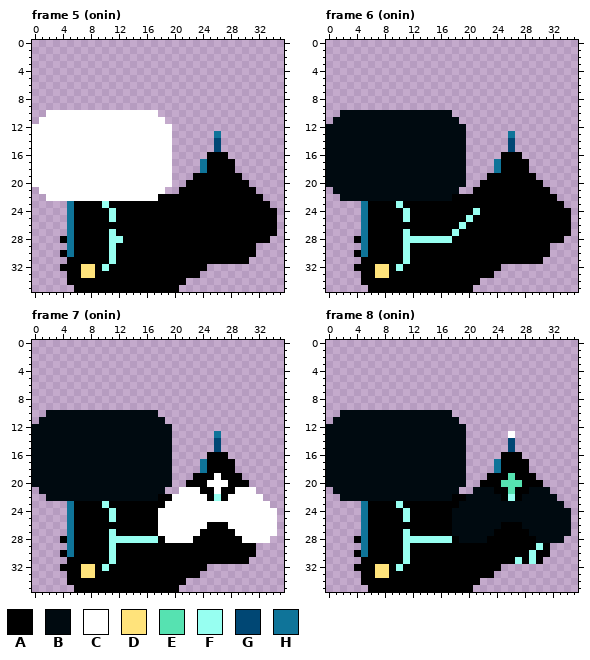
Pixel-art file -- Assets/Resources/new aseprite/objects/interactives/computers/blue_pc.aseprite. The picture above was drawn from the file before the commit.
36x36 pixels, 48 frames. Colours within 5 levels of each other are drawn and written as one. Shown: frame 5 (onin), frame 6 (onin), frame 7 (onin), frame 8 (onin). The commit also changed other frames, which this record leaves out.
Visible layers, top first: "em/script", "em/screen", "em/screen bg Copy" opacity 91%, "em/kb", "em/Layer 5", "em/Flattened", "em/em", "comp/script", "comp/screen bg" opacity 91%, "comp/screen", "comp/kb", "comp/antenna", "comp/computer".
Palette (. is transparent): A #000000  B #000a10  C #ffffff  D #ffe37b  E #56e2b1  F #97fff1  G #004774  H #0f7499
Pixels before, frame 5 (onin), first column x 0:
10 ..CCCCCCCCCCCCCCCC.................
11 .CCCCCCCCCCCCCCCCCC................
12 CCCCCCCCCCCCCCCCCCCC...............
13 CCCCCCCCCCCCCCCCCCCC......H........
14 CCCCCCCCCCCCCCCCCCCC......G........
15 CCCCCCCCCCCCCCCCCCCC......G........
16 CCCCCCCCCCCCCCCCCCCC.....AAA.......
17 CCCCCCCCCCCCCCCCCCCC....HAAAA......
18 CCCCCCCCCCCCCCCCCCCC....HAAAA......
19 CCCCCCCCCCCCCCCCCCCC...AAAAAAA.....
20 CCCCCCCCCCCCCCCCCCCC..AAAAAAAAA....
21 .CCCCCCCCCCCCCCCCCC..AAAAAAAAAAA...
22 ..CCCCCCCCCCCCCCCCAAAAAAAAAAAAAAA..
23 .....HAAAAFAAAAAAAAAAAAAAAAAAAAAAA.
24 .....HAAAAAFAAAAAAAAAAAAAAAAAAAAAAA
25 .....HAAAAAFAAAAAAAAAAAAAAAAAAAAAAA
26 .....HAAAAAAAAAAAAAAAAAAAAAAAAAAAAA
27 .....HAAAAAFAAAAAAAAAAAAAAAAAAAAAAA
28 ....AHAAAAAFFAAAAAAAAAAAAAAAAAAAAA.
29 .....HAAAAAFAAAAAAAAAAAAAAAAAAAA...
30 ....AHAAAAAFAAAAAAAAAAAAAAAAAAAA...
31 .....AAAAAAFAAAAAAAAAAAAAAAAAAA....
32 ....AAADDAFAAAAAAAAAAAAAA..........
33 .....AADDAAAAAAAAAAAAAAA...........
34 .....AAAAAAAAAAAAAAAAA.............
35 ......AAAAAAAAAAAAAAA..............
Pixels before, frame 6 (onin), first column x 0:
10 ..BBBBBBBBBBBBBBBB.................
11 .BBBBBBBBBBBBBBBBBB................
12 BBBBBBBBBBBBBBBBBBBB...............
13 BBBBBBBBBBBBBBBBBBBB......H........
14 BBBBBBBBBBBBBBBBBBBB......G........
15 BBBBBBBBBBBBBBBBBBBB......G........
16 BBBBBBBBBBBBBBBBBBBB.....AAA.......
17 BBBBBBBBBBBBBBBBBBBB....HAAAA......
18 BBBBBBBBBBBBBBBBBBBB....HAAAA......
19 BBBBBBBBBBBBBBBBBBBB...AAAAAAA.....
20 BBBBBBBBBBBBBBBBBBBB..AAAAAAAAA....
21 .BBBBBBBBBBBBBBBBBB..AAAAAAAAAAA...
22 ..BBBBBBBBBBBBBBBBAAAAAAAAAAAAAAA..
23 .....HAAAAFAAAAAAAAAAAAAAAAAAAAAAA.
24 .....HAAAAAFAAAAAAAAAFAAAAAAAAAAAAA
25 .....HAAAAAFAAAAAAAAFAAAAAAAAAAAAAA
26 .....HAAAAAAAAAAAAAFAAAAAAAAAAAAAAA
27 .....HAAAAAFAAAAAAFAAAAAAAAAAAAAAAA
28 ....AHAAAAAFFFFFFFAAAAAAAAAAAAAAAA.
29 .....HAAAAAFAAAAAAAAAAAAAAAAAAAA...
30 ....AHAAAAAFAAAAAAAAAAAAAAAAAAAA...
31 .....AAAAAAFAAAAAAAAAAAAAAAAAAA....
32 ....AAADDAFAAAAAAAAAAAAAA..........
33 .....AADDAAAAAAAAAAAAAAA...........
34 .....AAAAAAAAAAAAAAAAA.............
35 ......AAAAAAAAAAAAAAA..............
Pixels before, frame 7 (onin), first column x 0:
10 ..BBBBBBBBBBBBBBBB.................
11 .BBBBBBBBBBBBBBBBBB................
12 BBBBBBBBBBBBBBBBBBBB...............
13 BBBBBBBBBBBBBBBBBBBB......H........
14 BBBBBBBBBBBBBBBBBBBB......G........
15 BBBBBBBBBBBBBBBBBBBB......G........
16 BBBBBBBBBBBBBBBBBBBB.....AAA.......
17 BBBBBBBBBBBBBBBBBBBB....HAAAA......
18 BBBBBBBBBBBBBBBBBBBB....HAAAA......
19 BBBBBBBBBBBBBBBBBBBB...AAACAAA.....
20 BBBBBBBBBBBBBBBBBBBB..AAACCCAAA....
21 .BBBBBBBBBBBBBBBBBB..CCCAACAACCC...
22 ..BBBBBBBBBBBBBBBBAACCCCCAFACCCCC..
23 .....HAAAAFAAAAAAAACCCCCCCCCCCCCCC.
24 .....HAAAAAFAAAAAACCCCCCCCCCCCCCCCC
25 .....HAAAAAFAAAAAACCCCCCCCCCCCCCCCC
26 .....HAAAAAAAAAAAACCCCCCCAAACCCCCCC
27 .....HAAAAAFAAAAAACCCCCCAAAAACCCCCC
28 ....AHAAAAAFFFFFFFACCCCAAAAAAACCCC.
29 .....HAAAAAFAAAAAAAAAAAAAAAAAAAA...
30 ....AHAAAAAFAAAAAAAAAAAAAAAAAAAA...
31 .....AAAAAAFAAAAAAAAAAAAAAAAAAA....
32 ....AAADDAFAAAAAAAAAAAAAA..........
33 .....AADDAAAAAAAAAAAAAAA...........
34 .....AAAAAAAAAAAAAAAAA.............
35 ......AAAAAAAAAAAAAAA..............
Pixels before, frame 8 (onin), first column x 0:
10 ..BBBBBBBBBBBBBBBB.................
11 .BBBBBBBBBBBBBBBBBB................
12 BBBBBBBBBBBBBBBBBBBB...............
13 BBBBBBBBBBBBBBBBBBBB......C........
14 BBBBBBBBBBBBBBBBBBBB......G........
15 BBBBBBBBBBBBBBBBBBBB......G........
16 BBBBBBBBBBBBBBBBBBBB.....AAA.......
17 BBBBBBBBBBBBBBBBBBBB....HAAAA......
18 BBBBBBBBBBBBBBBBBBBB....HAAAA......
19 BBBBBBBBBBBBBBBBBBBB...AAAEAAA.....
20 BBBBBBBBBBBBBBBBBBBB..AAAEEEAAA....
21 .BBBBBBBBBBBBBBBBBB..BBBAAEAABBB...
22 ..BBBBBBBBBBBBBBBBAABBBBBAFABBBBB..
23 .....HAAAAFAAAAAAAABBBBBBBBBBBBBBB.
24 .....HAAAAAFAAAAAABBBBBBBBBBBBBBBBB
25 .....HAAAAAFAAAAAABBBBBBBBBBBBBBBBB
26 .....HAAAAAAAAAAAABBBBBBBAAABBBBBBB
27 .....HAAAAAFAAAAAABBBBBBAAAAABBBBBB
28 ....AHAAAAAFFFFFFFABBBBAAAAAAABBBB.
29 .....HAAAAAFAAAAAAAAAAAAAAAAAAFA...
30 ....AHAAAAAFAAAAAAAAAAAAAAAAAFAA...
31 .....AAAAAAFAAAAAAAAAAAAAAAFAFA....
32 ....AAADDAFAAAAAAAAAAAAAA..........
33 .....AADDAAAAAAAAAAAAAAA...........
34 .....AAAAAAAAAAAAAAAAA.............
35 ......AAAAAAAAAAAAAAA..............
The same view after the edit:
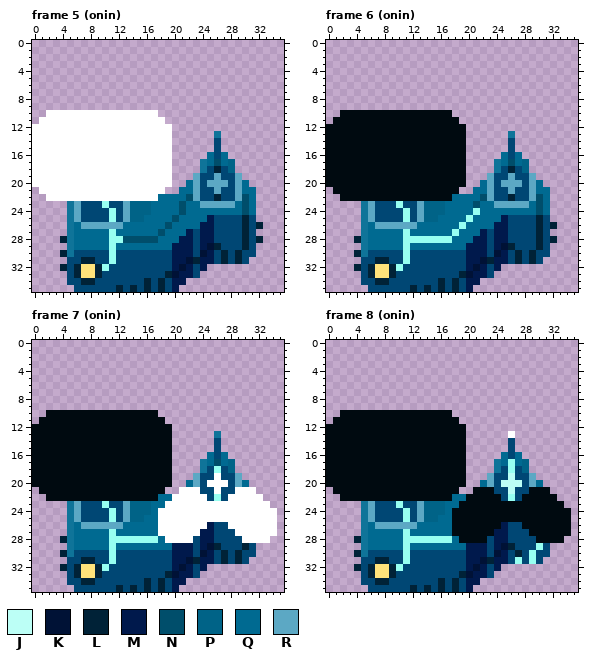
Colours new in this view: J #bcfff6  K #001236  L #002237  M #00194c  N #004e6b  P #006387  Q #006a91  R #5ca8c4
Difference:
layer "em/em" now hidden
layer "em/kb" now hidden
Changed rows in their new state; - is an unchanged pixel.
Frame 5 (onin):
first column x 4:
16 ---------------------QGQ-------
17 ---------------------QNQP------
18 ---------------------GLGP------
19 -------------------RGGRGGR-----
20 ------------------QRGRRRGRQ----
21 -----------------QQRGGRGGRQQ---
22 --------------QQQQNRGGLGGRNQ.--
23 --RGGG-GGRPPPQQQQNQQRRRRRQNQ..-
24 --RGGGG-GRPPPQQQQNQQQQQQQQNQ...
25 --RGGGG-GRPPQQQQNQQQQMGGGGLG...
26 --QRRRRRRQQQQQQNQQQQMMGGGGLGL..
27 --QQQQQ-QQQQQQNQQQMGMMGGGGLG...
28 L-QQQQQ--NNNNNQQQMMGMMGGGGLGL.-
29 --QQQQQ-QQQQQQQQMMMGMKLGGGLG---
30 L-GGGGG-GGGGGGGGMMMGKMGLGLGG---
31 -GGLLGG-GGGGGGGGMMKLMMGLGLG----
32 LGL--L-GGGGGGGGGMKMGM----------
33 -GL--LGGGGGGGGGLKMMG-----------
34 -GGLLGGGGGGGLGLGMM-------------
35 --GGGGGGLGLGLGLGM--------------
Frame 6 (onin):
first column x 4:
16 ---------------------QGQ-------
17 ---------------------QNQP------
18 ---------------------GLGP------
19 -------------------RGGRGGR-----
20 ------------------QRGRRRGRQ----
21 -----------------QQRGGRGGRQQ---
22 --------------QQQQNRGGLGGRNQ.--
23 --RGGG-GGRPPPQQQQNQQRRRRRQNQ..-
24 --RGGGG-GRPPPQQQQ-QQQQQQQQNQ...
25 --RGGGG-GRPPQQQQ-QQQQMGGGGLG...
26 --QRRRRRRQQQQQQ-QQQQMMGGGGLGL..
27 --QQQQQ-QQQQQQ-QQQMGMMGGGGLG...
28 L-QQQQQ-------QQQMMGMMGGGGLGL.-
29 --QQQQQ-QQQQQQQQMMMGMKLGGGLG---
30 L-GGGGG-GGGGGGGGMMMGKMGLGLGG---
31 -GGLLGG-GGGGGGGGMMKLMMGLGLG----
32 LGL--L-GGGGGGGGGMKMGM----------
33 -GL--LGGGGGGGGGLKMMG-----------
34 -GGLLGGGGGGGLGLGMM-------------
35 --GGGGGGLGLGLGLGM--------------
Frame 7 (onin):
first column x 4:
16 ---------------------QGQ----
17 ---------------------QNQP---
18 ---------------------GFGP---
19 -------------------RGG-GGR--
20 ------------------QRG---GRQ-
21 --------------------GG-GG---
22 --------------QQ-----G-G----
23 --RGGG-GGRPPPQQ-------------
24 --RGGGG-GRPPPQ--------------
25 --RGGGG-GRPPQQ--------------
26 --QRRRRRRQQQQQ-------MGG----
27 --QQQQQ-QQQQQQ------MMGGG---
28 L-QQQQQ-------Q----GMMGGGG--
29 --QQQQQ-QQQQQQQQMMMGMKLGGGLG
30 L-GGGGG-GGGGGGGGMMMGKMGLGLGG
31 -GGLLGG-GGGGGGGGMMKLMMGLGLG-
32 LGL--L-GGGGGGGGGMKMGM-------
33 -GL--LGGGGGGGGGLKMMG--------
34 -GGLLGGGGGGGLGLGMM----------
35 --GGGGGGLGLGLGLGM-----------
Frame 8 (onin):
first column x 4:
16 ---------------------QGQ----
17 ---------------------QFQP---
18 ---------------------GFGP---
19 -------------------RGGJGGR--
20 ------------------QRGJJJGRQ-
21 --------------------GGJGG---
22 --------------QQ-----G-G----
23 --RGGG-GGRPPPQQ-------------
24 --RGGGG-GRPPPQ--------------
25 --RGGGG-GRPPQQ--------------
26 --QRRRRRRQQQQQ-------MGG----
27 --QQQQQ-QQQQQQ------MMGGG---
28 L-QQQQQ-------Q----GMMGGGG--
29 --QQQQQ-QQQQQQQQMMMGMKLGGG-G
30 L-GGGGG-GGGGGGGGMMMGKMGLG-GG
31 -GGLLGG-GGGGGGGGMMKLMMG-G-G-
32 LGL--L-GGGGGGGGGMKMGM-------
33 -GL--LGGGGGGGGGLKMMG--------
34 -GGLLGGGGGGGLGLGMM----------
35 --GGGGGGLGLGLGLGM-----------
Where, in picture pixels (left, top, right, bottom), the same in both pictures:
changed: (60, 152, 277, 292)
changed: (354, 152, 571, 292)
changed: (60, 452, 256, 592)
changed: (354, 452, 550, 592)
